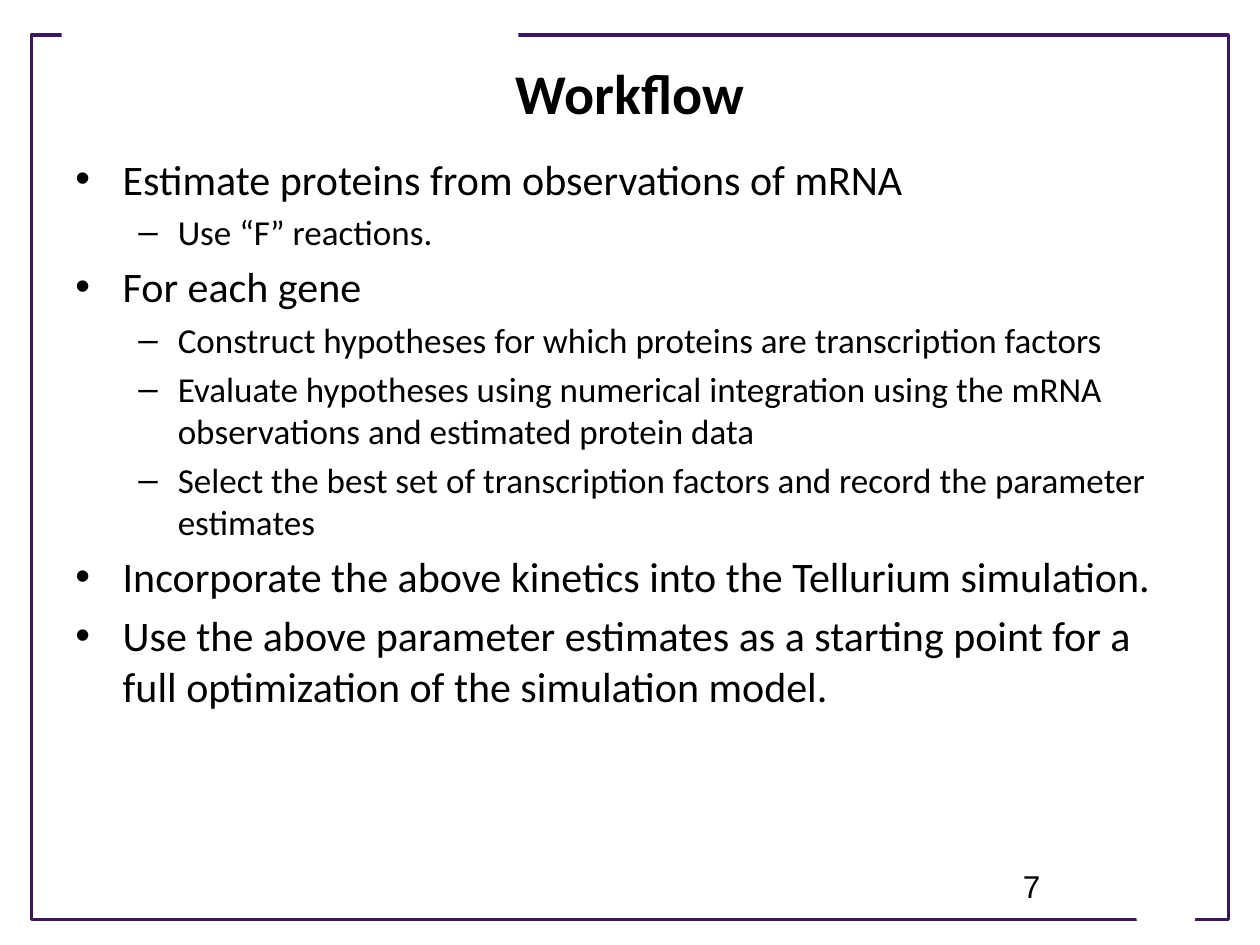
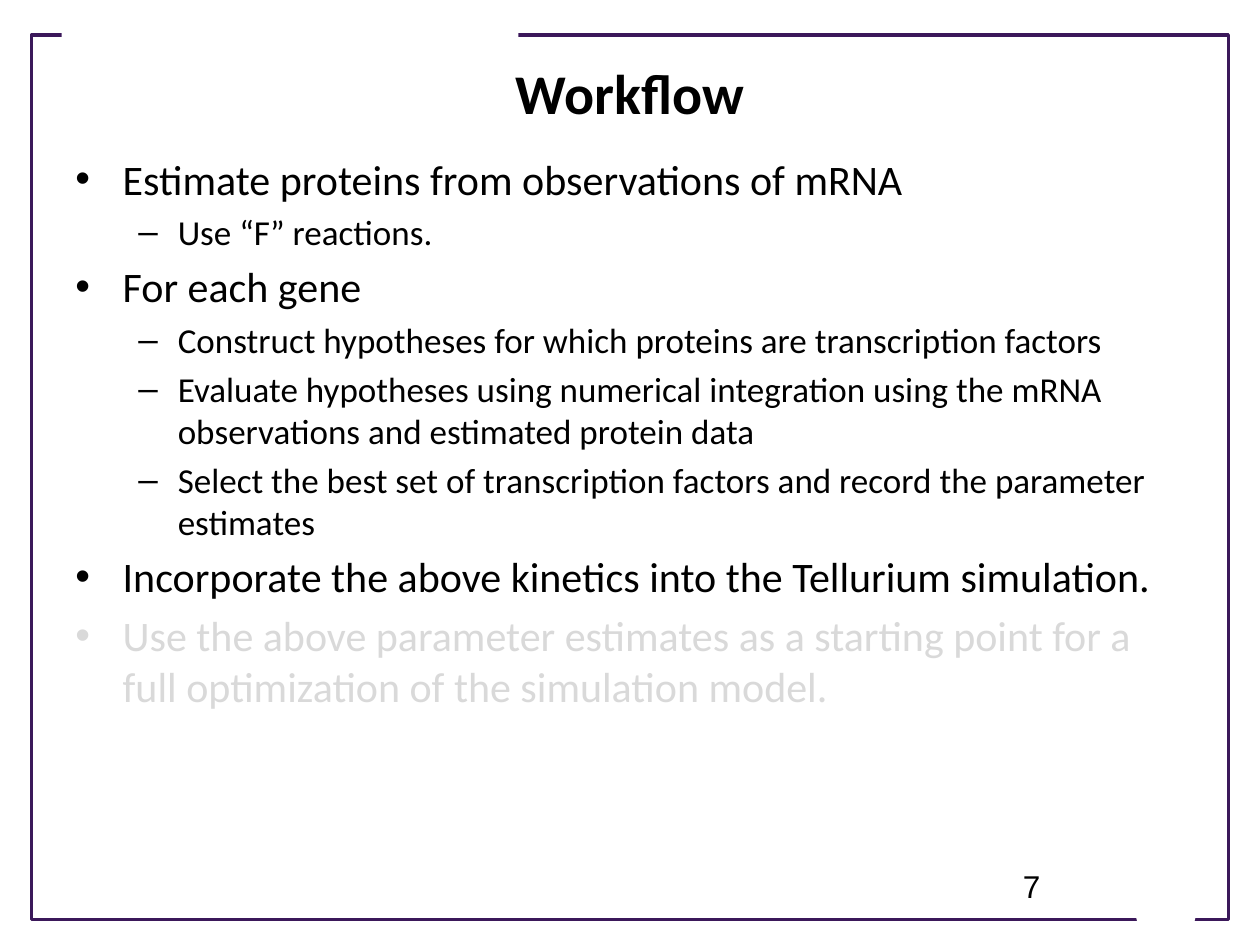
Before and after one commit to ModelEngineering/advancing-biomedical-models, a slide deck: slide 7 of ModelingGame/Summary of Approach to Modeling Game.pptx. Drawn at 1260x945 pixels with LibreOffice and Linux fonts; fonts in the diff are those of the drawing; background and template pictures are left out. Boxes give left, top, right and bottom in pixels: in the first picture for what was removed or moved away, otherwise in the second. Text is boxed around its words. In the diff, an @@ line names an element or a change of style, - is before the commit and + after.

```diff
--- a/ModelingGame/Summary of Approach to Modeling Game.pptx
+++ b/ModelingGame/Summary of Approach to Modeling Game.pptx
@@ text at (123, 612, 1130, 713): text colour #000000 to #D9D9D9 in "Use the above parameter estimates as a ..." @@
```
Also in this commit, not shown: 2 other slides changed, 1 slide added.
